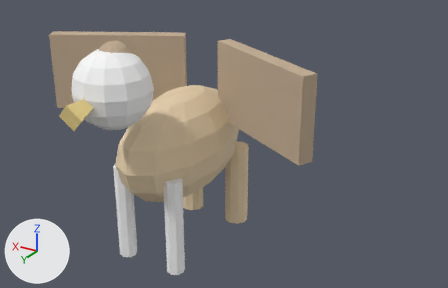
An edit to the glTF model creatures/griffin.glb, drawn before and after from the same camera.
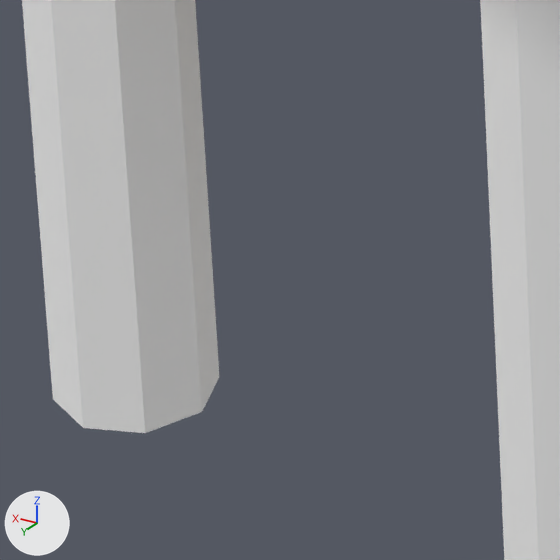
The first picture shows the older version from a 50 mm camera at (-3.38, 4.81, 3.59) aimed at (-0.41, -0.14, 1.12). The close-ups show the older and then the newer version on the part from 26% to 39% of the width and 74% to 94% of the height of that picture. Only the edits that show in the close-ups are written down. Lighting does not change. The marker at lower left points along +X, +Y and +Z. Where no turn or scale is listed for an object, it has been applied to the vertices.

Names of what the first close-up shows: 'griffin_leg_FL', 'griffin_leg_FR'.
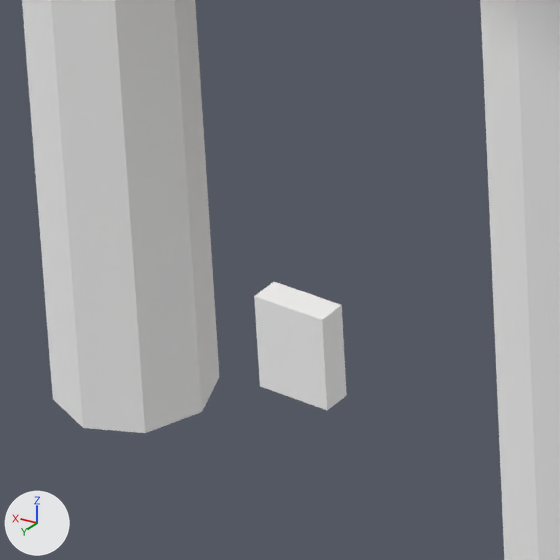
What differs and where, as boxes (x1, y1, x2, y2) in the close-ups (560 x 560 px):
'griffin_leg_kanan_bulu', added: after (254, 282, 347, 410)

The change, as a list of edits to the scene's bpy script:
```text
Add me_cube_005:
    me_cube_005.from_pydata(...)  # a box spanning x -0.04..0.04, y -0.015..0.015, z -0.05..0.05
    me_cube_005.materials.append(mat_elang_putih)  # white #f9f9f9
Add ob_griffin_leg_kanan_bulu:
    ob_griffin_leg_kanan_bulu = bpy.data.objects.new('griffin_leg_kanan_bulu', me_cube_005)
    ob_griffin_leg_kanan_bulu.location = (-0.3, 1.05, 0.5)
```
